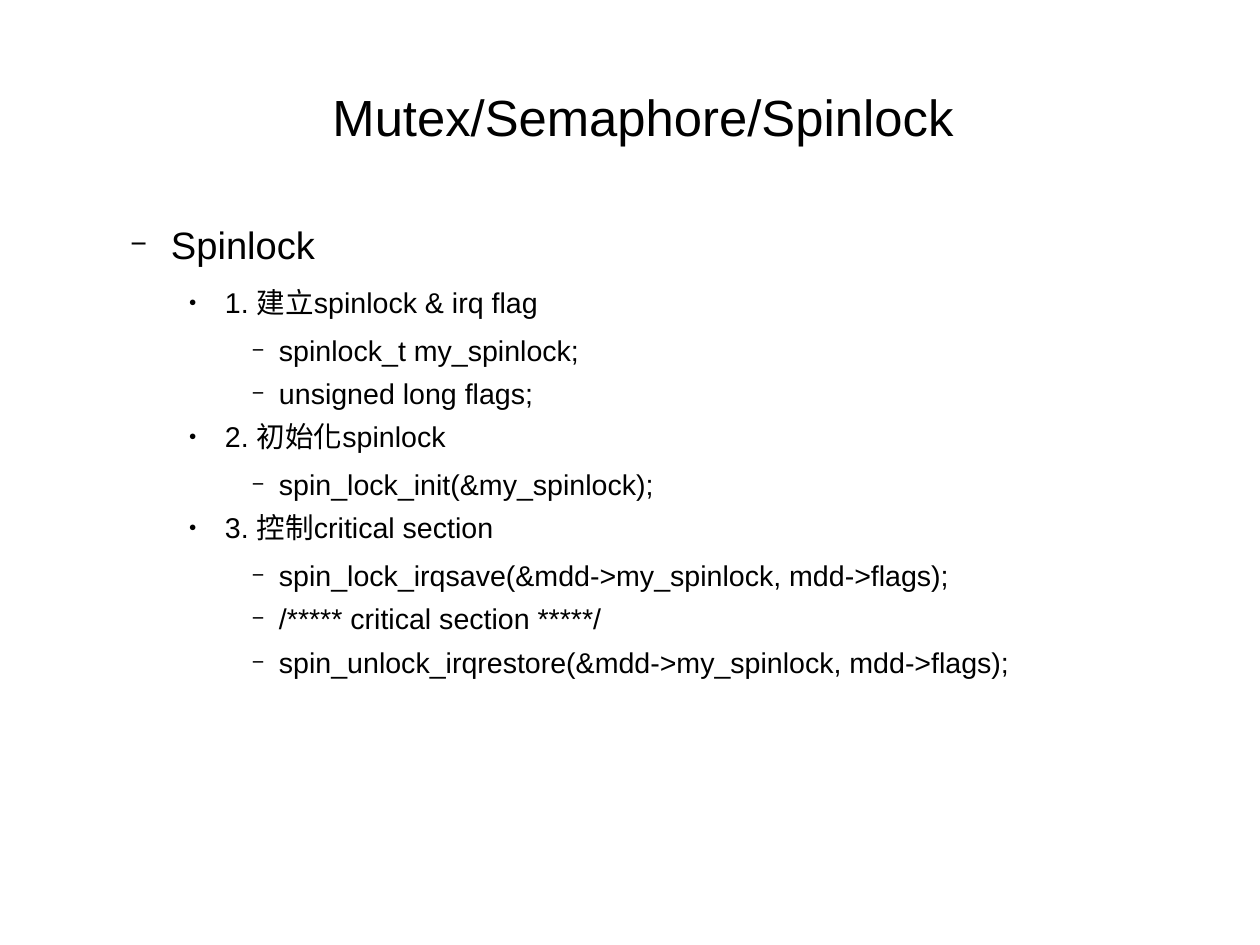
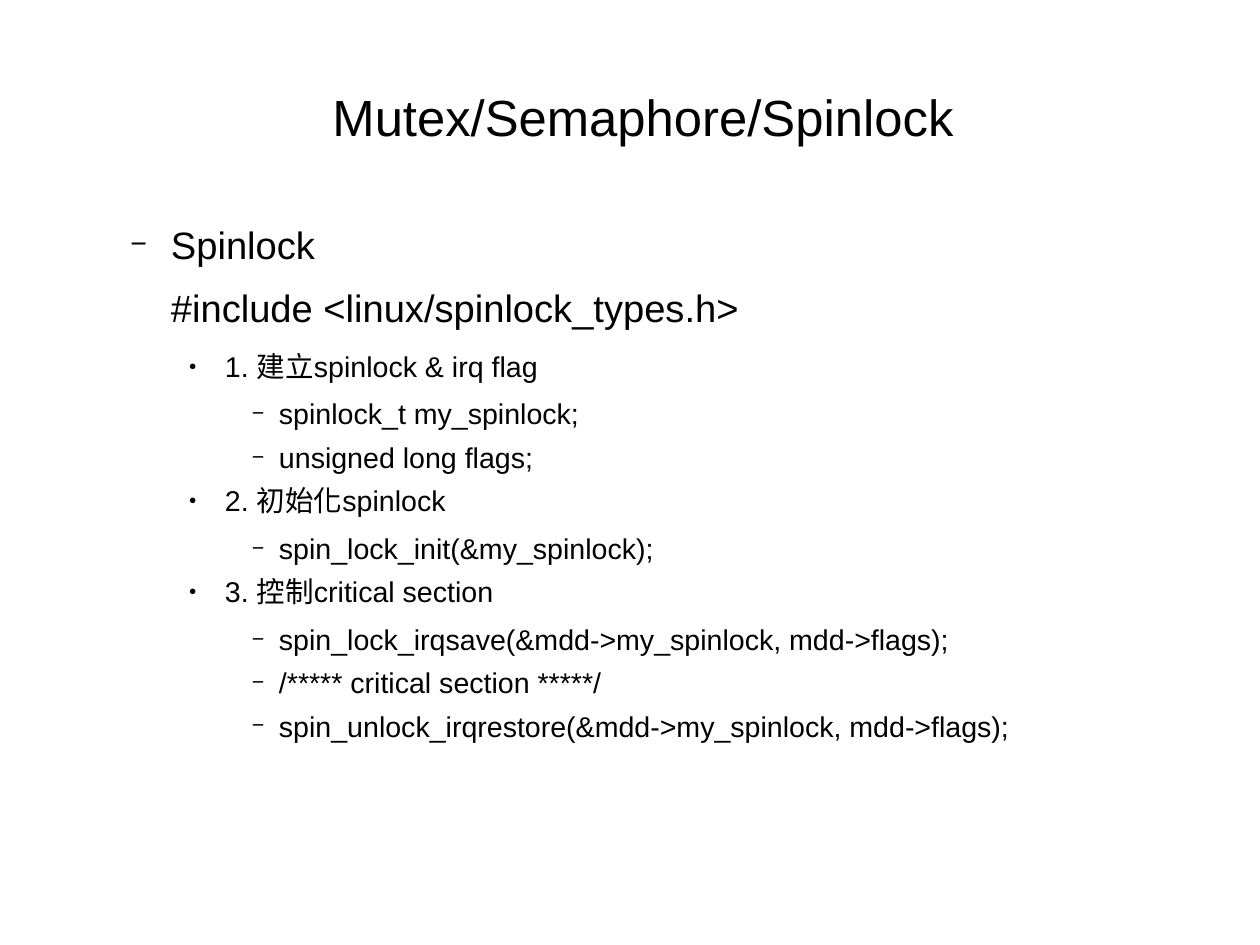
Before and after one commit to moumoon1203/linux_study, a slide deck: slide 53 of linux_study.odp (slide 32 before the commit). Drawn at 1260x945 pixels with LibreOffice and Linux fonts; fonts in the diff are those of the drawing. Boxes give left, top, right and bottom in pixels: in the first picture for what was removed or moved away, otherwise in the second. Text is boxed around its words. In the diff, an @@ line names an element or a change of style, - is before the commit and + after.

```diff
--- a/linux_study.odp
+++ b/linux_study.odp
@@ text at [171, 294, 738, 330]: paragraph added @@
+  #include <linux/spinlock_types.h>
```
Also in this commit, not shown: 5 other slides changed, 26 slides added, 3 other files.
